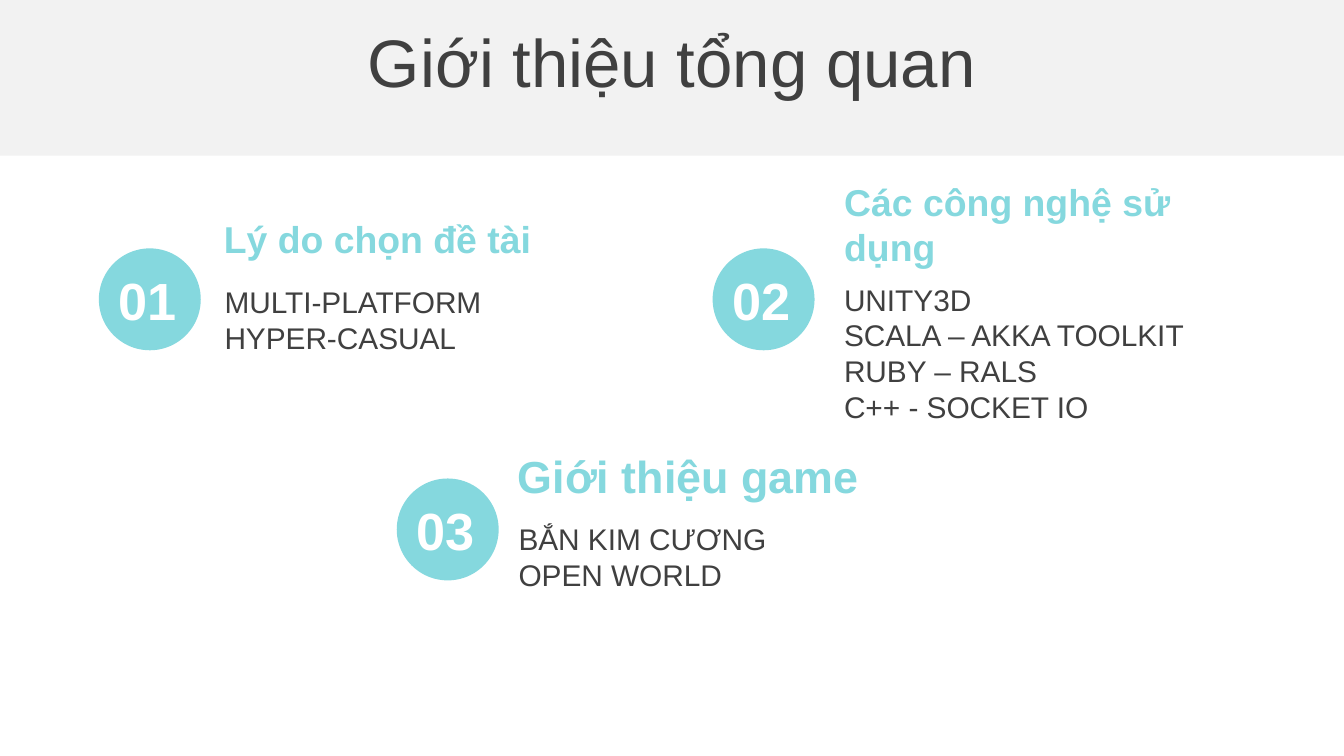
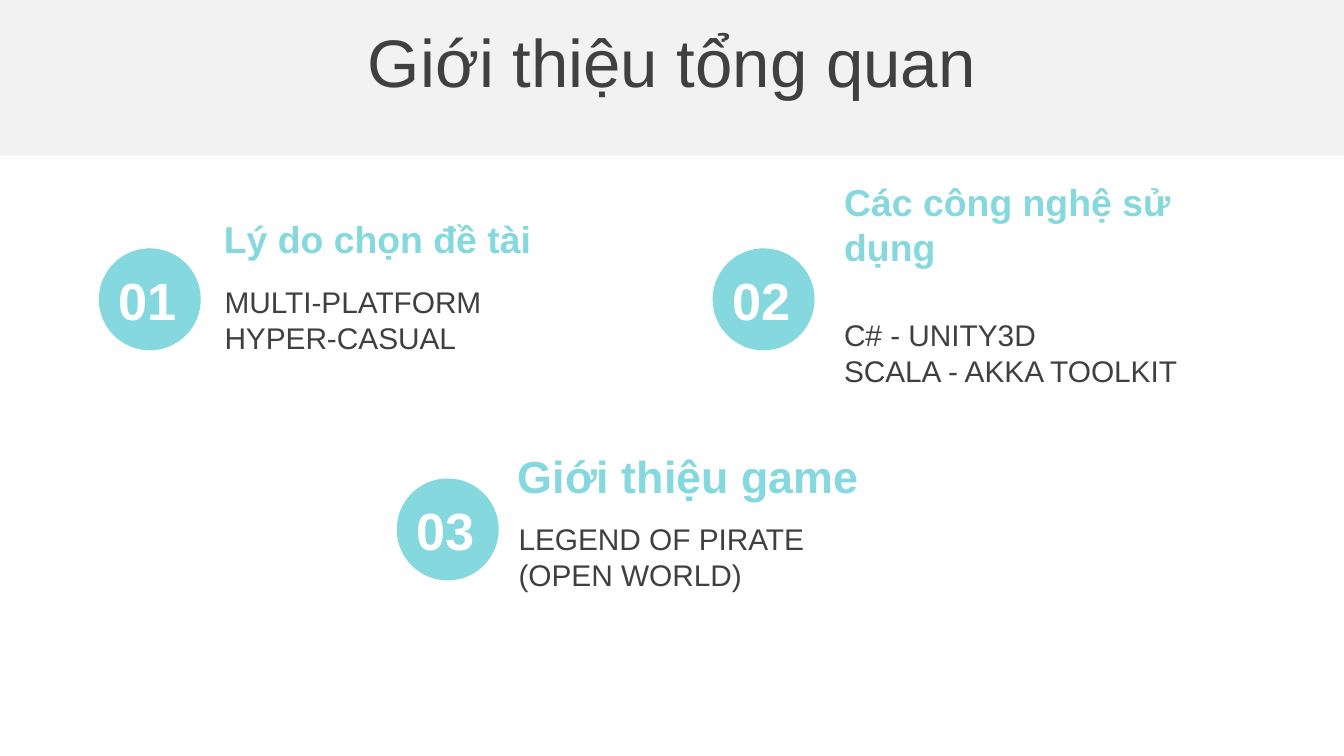
Before and after one commit to chicken-developer/legend-of-pirate, a slide deck: slide 3 of documents/Slide.pptx. Drawn at 1344x756 pixels with LibreOffice and Linux fonts; fonts in the diff are those of the drawing; background and template pictures are left out. Boxes give left, top, right and bottom in pixels: in the first picture for what was removed or moved away, otherwise in the second. Text is boxed around its words. In the diff, an @@ line names an element or a change of style, - is before the commit and + after.

```diff
--- a/documents/Slide.pptx
+++ b/documents/Slide.pptx
@@ text at (844,325,1177,383): text changed @@
-UNITY3D
-SCALA – AKKA TOOLKIT
-RUBY – RALS
-C++ - SOCKET IO
+C# - UNITY3D
+SCALA - AKKA TOOLKIT
@@ text at (519,529,804,591): text changed @@
-BẮN KIM CƯƠNG
-OPEN WORLD
+LEGEND OF PIRATE
+(OPEN WORLD)
```
Also in this commit, not shown: 4 other slides changed, 1 other file.
